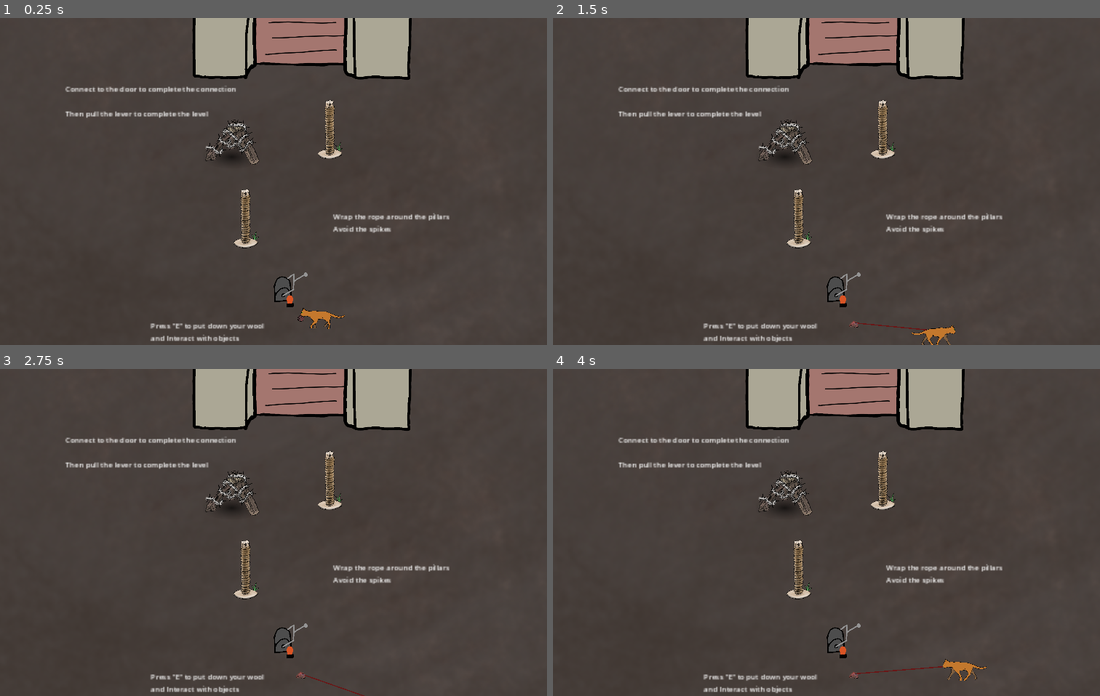
Above: before the commit, frames 1-4 (two rows, left to right).
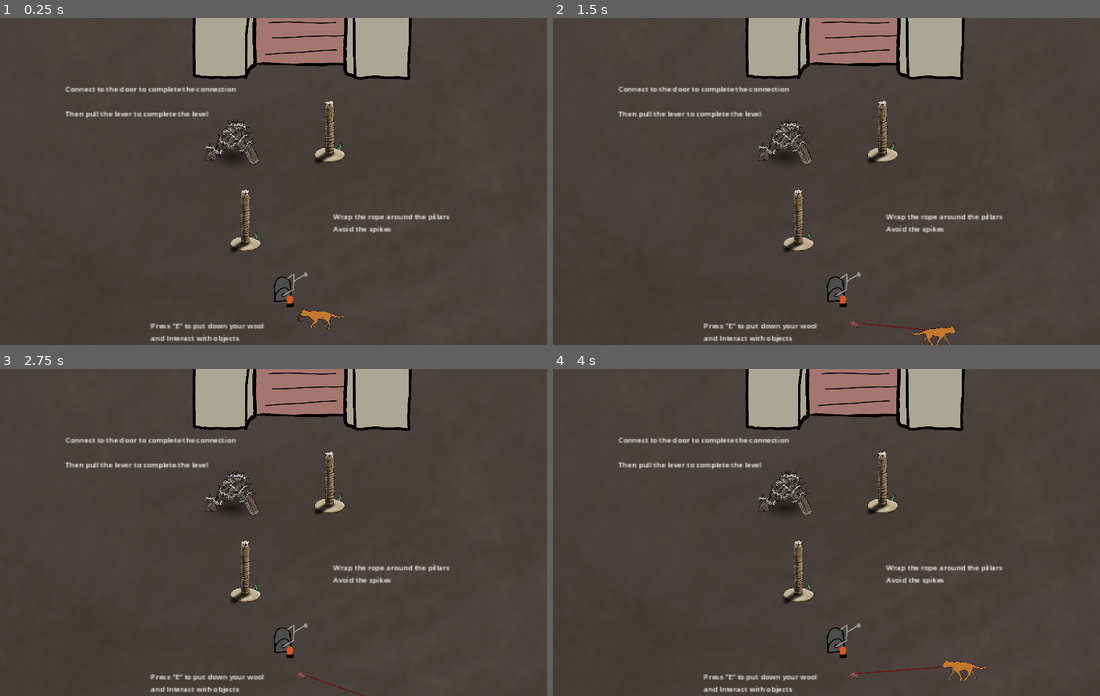
Above: after the commit, the same moments.

Repository: Flodurs/Godotwildjam63
Game: Godot game, scene res://szenen/Levels/level_0.tscn
Two runs of this game, one before a commit and one after it. Both use one fixed random seed, a clock stepped at 60 frames per second and the inputs below.
Inputs:
- Up to frame 1 (0.25 s): no input
- Up to frame 2 (1.5 s): tap E (Interaktion) at 0.5, 0.6, 1.25, 1.35 s; hold D (mRight) 0.53-1.28 s; hold S (mDown) from 1.28 s (still down)
- Up to frame 3 (2.75 s): tap E (Interaktion) at 2, 2.1 s; release S (mDown) at 2.03 s; hold D (mRight) from 2.03 s (still down)
- Up to frame 4 (4 s): tap E (Interaktion) at 2.75, 2.85, 3.5, 3.6 s; release D (mRight) at 2.78 s; hold W (mUp) 2.78-3.53 s; hold A (mLeft) from 3.53 s (still down)

The runs differ from the first frame. In frame 1, 0.7% of the frame differs, in the area x 42-64%, y 25-72%; in frame 2, 0.7%; in frame 3, 0.7%; in frame 4, 0.7%, in the area x 42-73%, y 25-94%.

Commit message:
new pillar

Diff:
--- a/szenen/entitys/katze.gd
+++ b/szenen/entitys/katze.gd
@@ -5,7 +5,7 @@
 var hatWolle: bool = true
 
 @onready var maulPosi = $maulPosi.position.x
-const tweenTime = 0.2
+const tweenTime = 0.5
 
 const kneul_schmutz = preload("res://assets/sprites/wollekneule_schmutzig.png")
 const haufen_schmutz = preload("res://assets/sprites/wollhaufen_schmutzig.png")
--- a/szenen/objekte/Pillar.tscn
+++ b/szenen/objekte/Pillar.tscn
@@ -1,6 +1,7 @@
-[gd_scene load_steps=6 format=3 uid="uid://d0sprmhk4yyal"]
+[gd_scene load_steps=7 format=3 uid="uid://d0sprmhk4yyal"]
 
 [ext_resource type="Script" path="res://szenen/objekte/Pillar.gd" id="1_8weh0"]
+[ext_resource type="Texture2D" uid="uid://cnjg3udda4dj0" path="res://assets/sprites/Objects/KratzbaumPlatte.png" id="2_8nxe6"]
 [ext_resource type="Texture2D" uid="uid://dxrmy4vob55pj" path="res://assets/sprites/Objects/Kratzbaum.png" id="2_y75ek"]
 [ext_resource type="Script" path="res://szenen/objekte/colArea1.gd" id="3_0bggv"]
 
@@ -13,8 +14,14 @@
 [node name="Pillar" type="StaticBody2D"]
 script = ExtResource("1_8weh0")
 
+[node name="Sprite2D" type="Sprite2D" parent="."]
+z_index = -2
+position = Vector2(0, -101)
+scale = Vector2(0.375, 0.375)
+texture = ExtResource("2_8nxe6")
+
 [node name="pillarIMage" type="Sprite2D" parent="."]
-position = Vector2(10, -90)
+position = Vector2(-1, -100)
 scale = Vector2(0.375, 0.375)
 texture = ExtResource("2_y75ek")
 
@@ -103,7 +110,7 @@
 shape = SubResource("CircleShape2D_esa4i")
 
 [node name="hitBox_center" type="Marker2D" parent="."]
-position = Vector2(0, -34)
+position = Vector2(0.1, -34.1)
 
 [connection signal="area_entered" from="colArea1" to="colArea1" method="_on_area_entered"]
 [connection signal="area_entered" from="colArea2" to="colArea2" method="_on_area_entered"]
Binary file changed: assets/sprites/Objects/Kratzbaum.png
Binary file added: assets/sprites/Objects/KratzbaumPlatte.png
Not shown, added: assets/sprites/Objects/KratzbaumPlatte.png.import
Not shown: 1 places in szenen/Levels/level_1.tscn that only renumber resources
Not shown: 1 places in szenen/Levels/level_2.tscn that only renumber resources
Not shown: 1 places in szenen/entitys/katze.tscn that only renumber resources
Not shown: 1 places in szenen/objekte/door.tscn that only renumber resources
